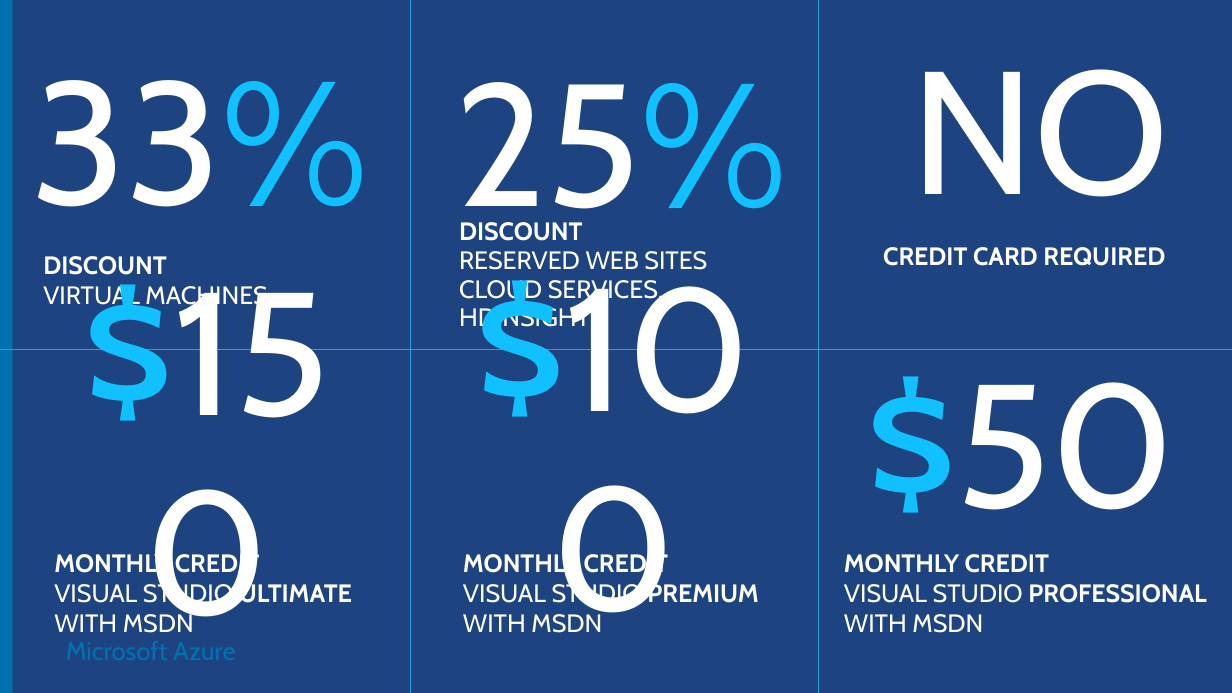
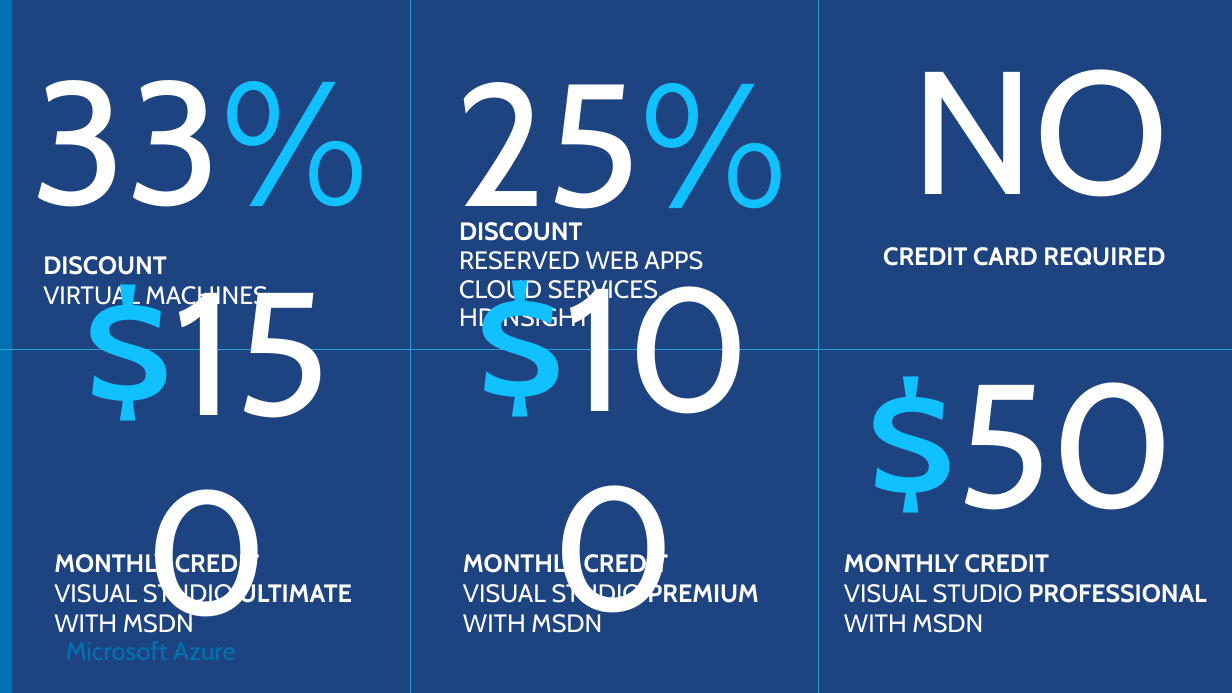
Before and after one commit to Microsoft-Web/WebCampTrainingKit, a slide deck: slide 17 of Presentation/Keynote/Keynote.pptx. Drawn at 1232x693 pixels with LibreOffice and Linux fonts; fonts in the diff are those of the drawing; background and template pictures are left out. Boxes give left, top, right and bottom in pixels: in the first picture for what was removed or moved away, otherwise in the second. Text is boxed around its words. In the diff, an @@ line names an element or a change of style, - is before the commit and + after.

```diff
--- a/Presentation/Keynote/Keynote.pptx
+++ b/Presentation/Keynote/Keynote.pptx
@@ text at box(459, 222, 703, 333): text changed @@
-DISCOUNT
-RESERVED WEB SITES
-CLOUD SERVICES, HDINSIGHT
+DISCOUNT
+RESERVED WEB APPS
+CLOUD SERVICES, HDINSIGHT
```
Also in this commit, not shown: 1 other slide changed, 5 other files.
